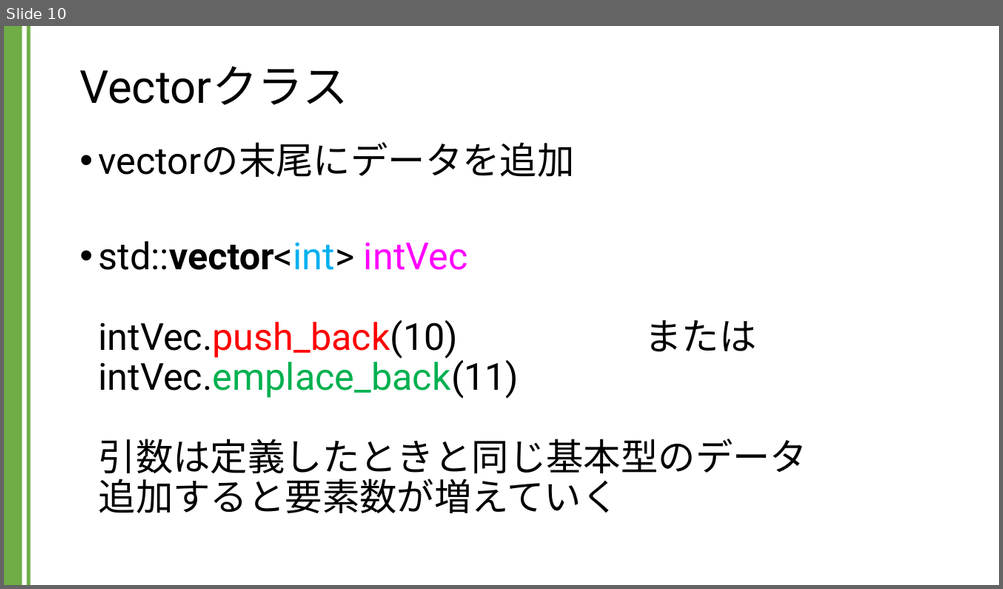
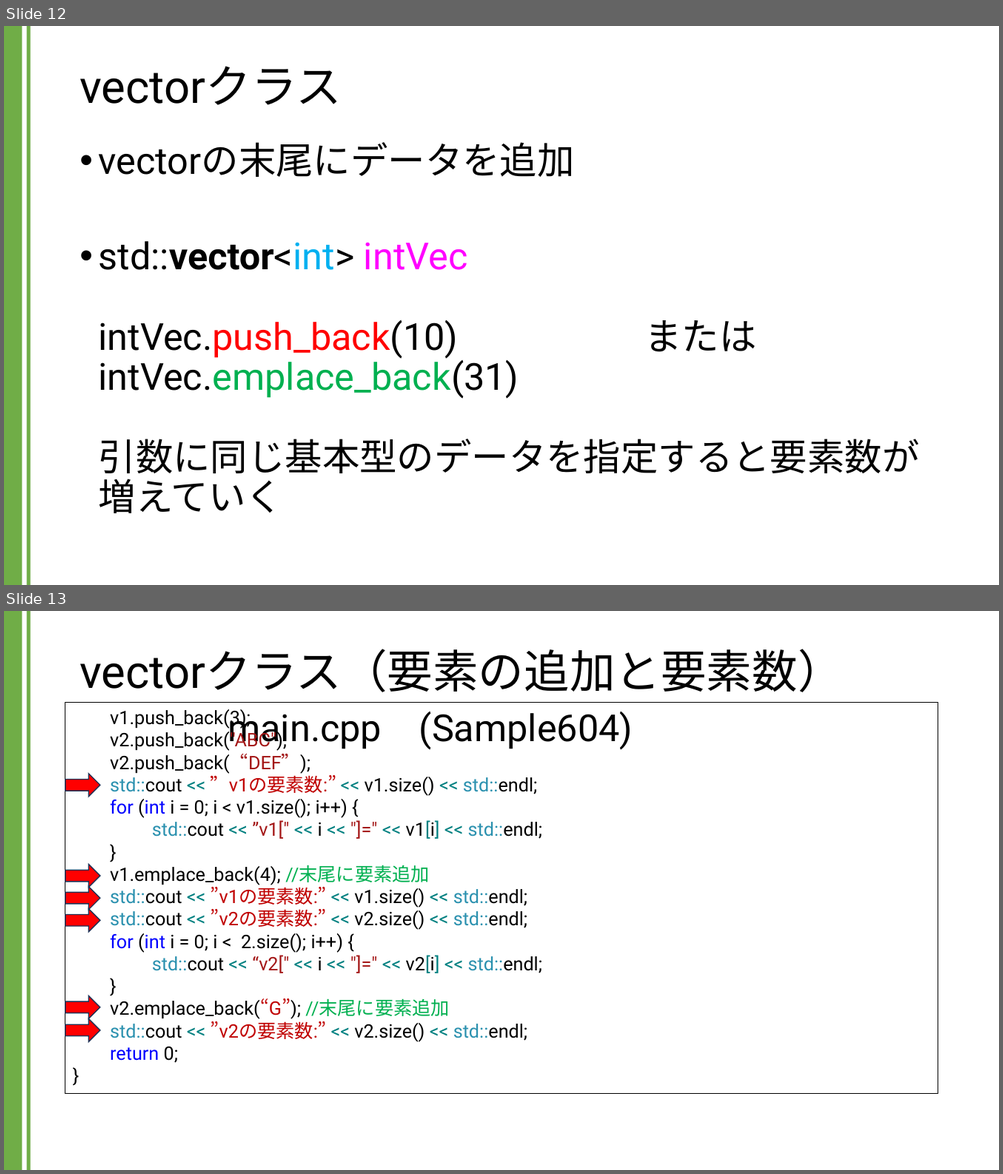
Before and after one commit to kic-murata/cpp2024, a slide deck: 授業資料/講義資料：Vectorクラス.pptx. Shown one above the other, each under a label of ours: slide 10 before the commit, slides 12 and 13 after it. The pictures are 1003x589 and 1003x1174 pixels, drawn with LibreOffice and Linux fonts; fonts in the diff are those of the drawing. Boxes give left, top, right and bottom in pixels: in the first picture for what was removed or moved away, otherwise in the second. Text is boxed around its words. In the diff, an @@ line names an element or a change of style, - is before the commit and + after.

```diff
--- a/授業資料/講義資料：Vectorクラス.pptx
+++ b/授業資料/講義資料：Vectorクラス.pptx
@@ slide 13 added at [4, 611, 999, 1170], background #FFFFFF; not listed: 2 template elements that a slide beside it also shows @@
@@ title added at [79, 649, 842, 692], 44 pt, text #000000 @@
+vectorクラス（要素の追加と要素数）
@@ rectangle added at [65, 703, 937, 1094], outline #000000 0.75 pt, 18 pt, text #000000 @@
+v1.push_back(3);
+v2.push_back("ABC");
+v2.push_back(“DEF”);
+std::cout << ”v1の要素数:” << v1.size() << std::endl;
+for (int i = 0; i < v1.size(); i++) {
+std::cout << ”v1[" << i << "]=" << v1[i] << std::endl;
+}
+v1.emplace_back(4); //末尾に要素追加
+std::cout << ”v1の要素数:” << v1.size() << std::endl;
+std::cout << ”v2の要素数:” << v2.size() << std::endl;
+for (int i = 0; i < 2.size(); i++) {
+std::cout << “v2[" << i << "]=" << v2[i] << std::endl;
+}
+v2.emplace_back(“G”); //末尾に要素追加
+std::cout << ”v2の要素数:” << v2.size() << std::endl;
+return 0;
+}
@@ text added at [227, 709, 632, 750], 36 pt, text #000000 @@
+main.cpp (Sample604)
@@ right arrow added at [65, 774, 100, 797], fill #FF0000, outline #1E3256 1 pt @@
@@ right arrow added at [65, 865, 100, 888], fill #FF0000, outline #1E3256 1 pt @@
@@ right arrow added at [65, 887, 100, 910], fill #FF0000, outline #1E3256 1 pt @@
@@ right arrow added at [65, 909, 100, 933], fill #FF0000, outline #1E3256 1 pt @@
@@ right arrow added at [65, 996, 100, 1019], fill #FF0000, outline #1E3256 1 pt @@
@@ right arrow added at [65, 1019, 100, 1042], fill #FF0000, outline #1E3256 1 pt @@
@@ what was slide 10 is now slide 12 @@
@@ slide 12 changed as well @@
@@ title at [79, 66, 341, 105]: text changed @@
-Vectorクラス
+vectorクラス
@@ text at [99, 241, 919, 514]: text changed @@
-• std::vector<int> intVec
-  intVec.push_back(10) または
-  intVec.emplace_back(11)
-  引数は定義したときと同じ基本型のデータ
-  追加すると要素数が増えていく
+• std::vector<int> intVec
+  intVec.push_back(10) または
+  intVec.emplace_back(31)
+  引数に同じ基本型のデータを指定すると要素数が増えていく
```
Also in this commit, not shown: 9 other slides changed, 11 other slides added, 1 other file.
